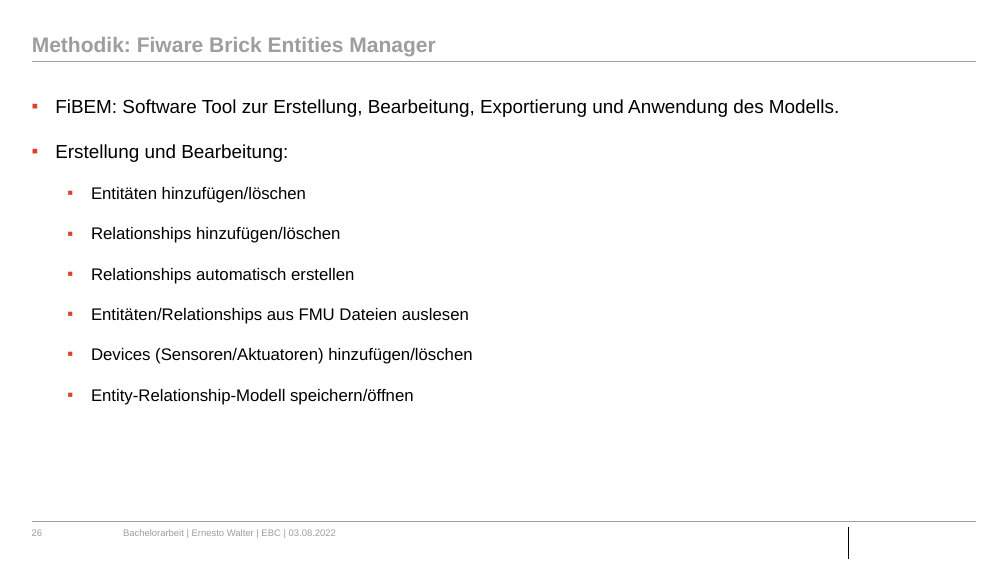
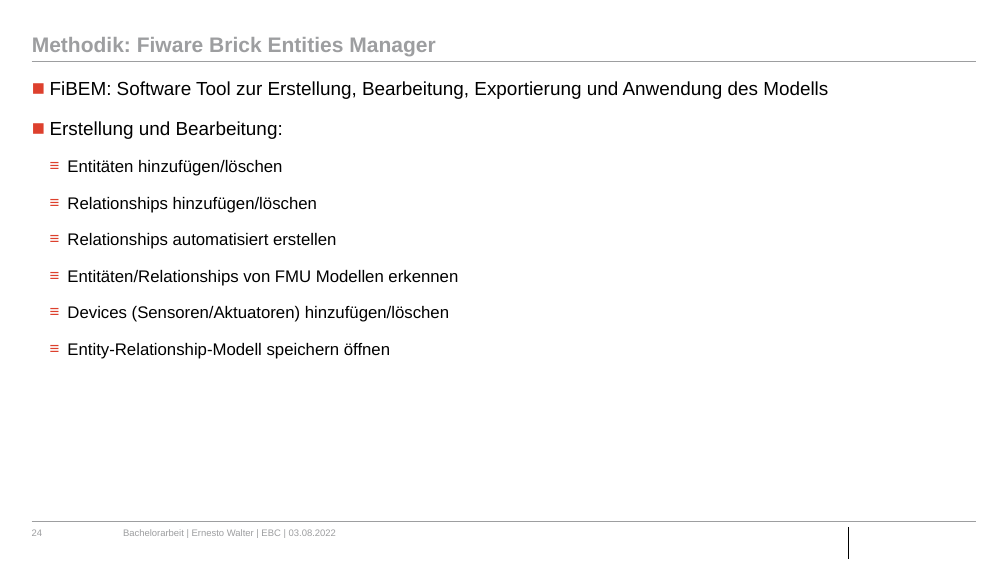
Before and after one commit to ErnestoVivas/FiBEM, a slide deck: slide 24 of docs/BA_Bergfest_Ernesto.pptx (slide 26 before the commit). Drawn at 1008x567 pixels with LibreOffice and Linux fonts; fonts in the diff are those of the drawing; background and template pictures are left out. Boxes give left, top, right and bottom in pixels: in the first picture for what was removed or moved away, otherwise in the second. Text is boxed around its words. In the diff, an @@ line names an element or a change of style, - is before the commit and + after.

```diff
--- a/docs/BA_Bergfest_Ernesto.pptx
+++ b/docs/BA_Bergfest_Ernesto.pptx
@@ text "FiBEM: Software Tool zur Erstellung, ...": place and size @@
-text "FiBEM: Software Tool zur Erstellung, ..." at (55,99,839,405)
+text "FiBEM: Software Tool zur Erstellung, ..." at (50,81,828,359)
@@ text at (50,81,828,99): text changed @@
-▪ FiBEM: Software Tool zur Erstellung, Bearbeitung, Exportierung und Anwendung des Modells.
+■ FiBEM: Software Tool zur Erstellung, Bearbeitung, Exportierung und Anwendung des Modells
@@ text at (50,121,449,322): bullet ▪ to ■; line spacing 2 to 1.5; more space between paragraphs; bullet ▪ to ≡ @@
@@ text at (67,233,458,286): text changed @@
-  ▪ Relationships automatisch erstellen
-  ▪ Entitäten/Relationships aus FMU Dateien auslesen
+  ≡ Relationships automatisiert erstellen
+  ≡ Entitäten/Relationships von FMU Modellen erkennen
@@ text at (67,343,390,359): text changed @@
-  ▪ Entity-Relationship-Modell speichern/öffnen
+  ≡ Entity-Relationship-Modell speichern öffnen
```
Also in this commit, not shown: 20 other slides changed, 3 slides added, 4 slides removed.
